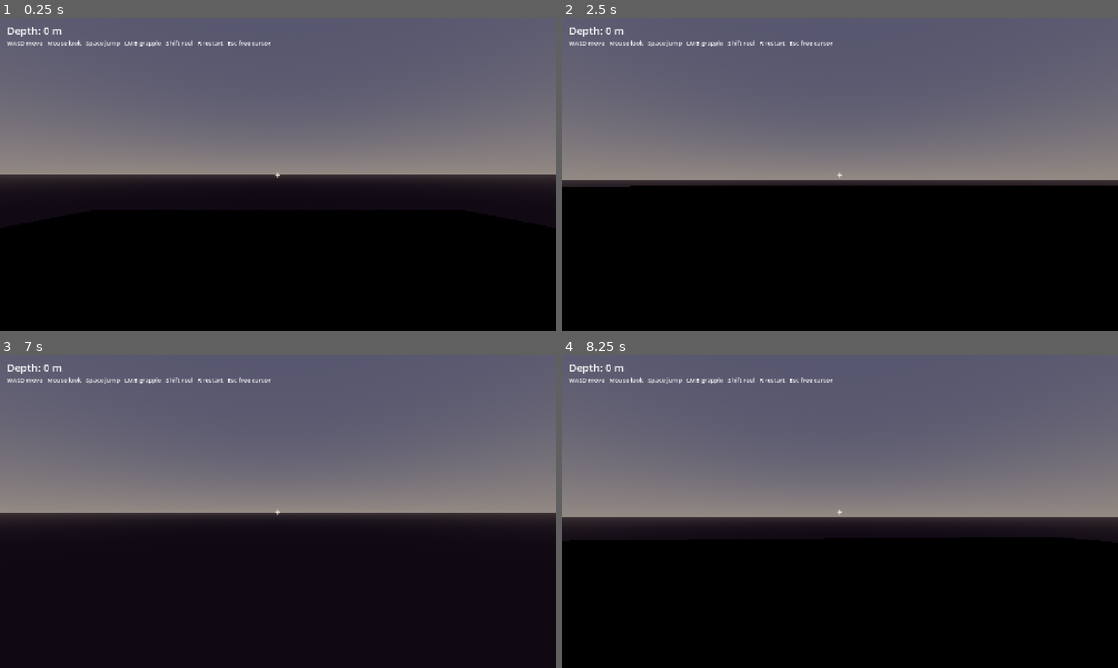
Above: before the commit, frames 1-4 (two rows, left to right).
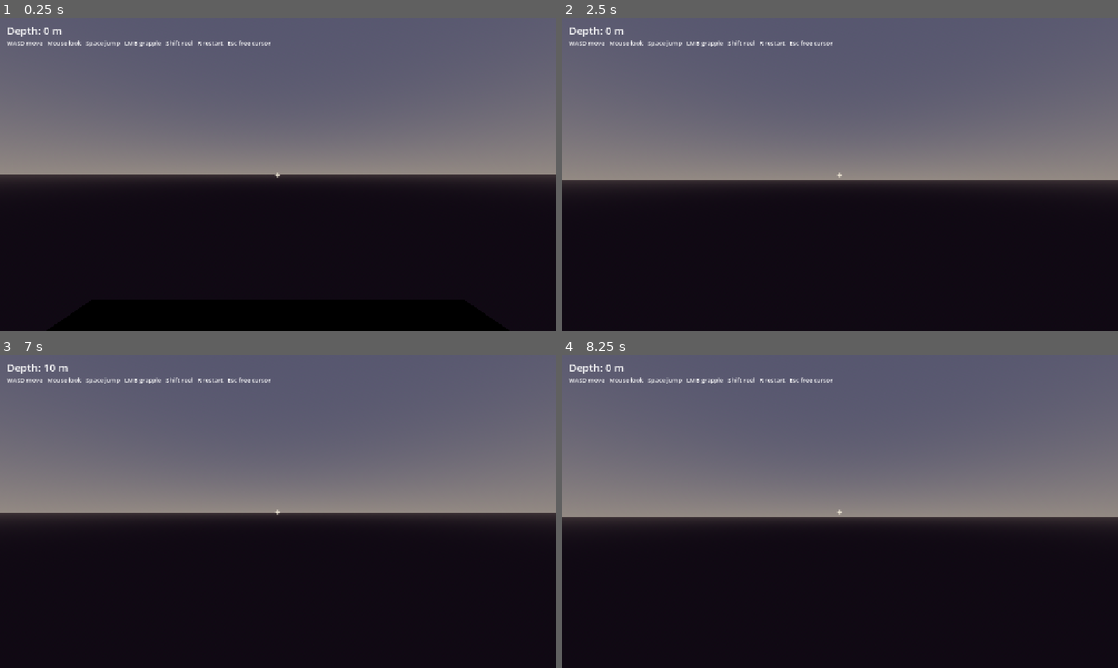
Above: after the commit, the same moments.

Repository: CallumHYoung/ash
Game: Godot game, scene res://scenes/main.tscn
Two runs of this game, one before a commit and one after it. Both use one fixed random seed, a clock stepped at 60 frames per second and the inputs below.
Inputs (mouse positions are in pixels of both pictures, inside the frame that each line leads up to):
- Up to frame 1 (0.25 s): no input
- Up to frame 2 (2.5 s): tap Enter at 0.5 s; move the mouse to (867, 174) at 0.52 s; hold W (move_forward) from 0.53 s (still down); click (867, 174) at 0.6 s; tap Space (jump) at 0.77, 1.52 s; move the mouse to (812, 174) at 1.27 s; tap Shift (reel) at 1.35 s; move the mouse to (851, 168) at 2.02 s; click (851, 168) at 2.1 s
- Up to frame 3 (7 s): move the mouse to (272, 517) at 2.77 s; tap Shift (reel) at 2.85, 4.35, 5.85 s; click (272, 517) at 2.92 s; tap Space (jump) at 3.02, 3.77, 4.52, 6.02, 6.77 s; tap R (restart) at 3.5 s; move the mouse to (316, 514) at 3.52 s; click (316, 514) at 3.6 s; move the mouse to (233, 508) at 4.27 s; move the mouse to (283, 511) at 5.02 s; click (283, 511) at 5.1 s; move the mouse to (255, 505) at 5.77 s; release W (move_forward) at 5.78 s; hold D (move_right) 5.78-6.53 s; move the mouse to (305, 511) at 6.52 s; hold W (move_forward) from 6.53 s (still down); click (305, 511) at 6.6 s
- Up to frame 4 (8.25 s): keep holding W (move_forward); tap R (restart) at 7.25 s; move the mouse to (812, 511) at 7.27 s; tap Shift (reel) at 7.35 s; click (812, 511) at 7.42 s; tap Space (jump) at 7.52 s; move the mouse to (851, 505) at 8.02 s; click (851, 505) at 8.1 s

The runs differ from the first frame. In frame 2, 2.8% of the frame differs, in the area x 0-100%, y 53-59%; in frame 3, less than 0.1%; in frame 4, less than 0.1%.

Commit message:
Replace box walls with procedural noise-displaced cavern
Generates a vertical tube of 200 rings * 64 segments at runtime via FastNoiseLite,
yielding a smooth, lumpy shaft instead of the previous four flat box walls. The
@tool script also runs in the editor so the cavern is visible while placing
platforms. Deterministic from `noise_seed`, so the same shape persists across
sessions without baking to disk.

Co-Authored-By: Claude Opus 4.7 (1M context) <noreply@anthropic.com>

Diff:
--- a/project.godot
+++ b/project.godot
@@ -30,8 +30,3 @@
 window/size/viewport_height=720
 window/stretch/mode="canvas_items"
 window/stretch/aspect="expand"
-
-[rendering]
-
-renderer/rendering_method="forward_plus"
-renderer/rendering_method.mobile="mobile"
--- a/scenes/main.tscn
+++ b/scenes/main.tscn
@@ -1,8 +1,9 @@
-[gd_scene load_steps=12 format=3]
+[gd_scene load_steps=6 format=3]
 
 [ext_resource type="Script" path="res://scripts/main.gd" id="1_main"]
 [ext_resource type="PackedScene" path="res://scenes/player.tscn" id="2_player"]
 [ext_resource type="PackedScene" path="res://scenes/platform.tscn" id="3_platform"]
+[ext_resource type="Script" path="res://scripts/cavern.gd" id="4_cavern"]
 
 [sub_resource type="ProceduralSkyMaterial" id="ProceduralSkyMaterial_1"]
 sky_top_color = Color(0.27, 0.27, 0.34, 1)
@@ -20,22 +21,6 @@
 ambient_light_energy = 1.1
 tonemap_mode = 2
 
-[sub_resource type="BoxMesh" id="BoxMesh_NS"]
-size = Vector3(35, 300, 5)
-
-[sub_resource type="BoxShape3D" id="BoxShape3D_NS"]
-size = Vector3(35, 300, 5)
-
-[sub_resource type="BoxMesh" id="BoxMesh_EW"]
-size = Vector3(5, 300, 25)
-
-[sub_resource type="BoxShape3D" id="BoxShape3D_EW"]
-size = Vector3(5, 300, 25)
-
-[sub_resource type="StandardMaterial3D" id="WallMat"]
-albedo_color = Color(0.18, 0.16, 0.2, 1)
-roughness = 0.95
-
 [node name="Main" type="Node3D"]
 script = ExtResource("1_main")
 
@@ -47,47 +32,8 @@
 light_energy = 1.4
 shadow_enabled = true
 
-[node name="Walls" type="Node3D" parent="."]
-
-[node name="WallNorth" type="StaticBody3D" parent="Walls"]
-transform = Transform3D(1, 0, 0, 0, 1, 0, 0, 0, 1, 0, -150, -15)
-
-[node name="MeshInstance3D" type="MeshInstance3D" parent="Walls/WallNorth"]
-mesh = SubResource("BoxMesh_NS")
-surface_material_override/0 = SubResource("WallMat")
-
-[node name="CollisionShape3D" type="CollisionShape3D" parent="Walls/WallNorth"]
-shape = SubResource("BoxShape3D_NS")
-
-[node name="WallSouth" type="StaticBody3D" parent="Walls"]
-transform = Transform3D(1, 0, 0, 0, 1, 0, 0, 0, 1, 0, -150, 15)
-
-[node name="MeshInstance3D" type="MeshInstance3D" parent="Walls/WallSouth"]
-mesh = SubResource("BoxMesh_NS")
-surface_material_override/0 = SubResource("WallMat")
-
-[node name="CollisionShape3D" type="CollisionShape3D" parent="Walls/WallSouth"]
-shape = SubResource("BoxShape3D_NS")
-
-[node name="WallEast" type="StaticBody3D" parent="Walls"]
-transform = Transform3D(1, 0, 0, 0, 1, 0, 0, 0, 1, 15, -150, 0)
-
-[node name="MeshInstance3D" type="MeshInstance3D" parent="Walls/WallEast"]
-mesh = SubResource("BoxMesh_EW")
-surface_material_override/0 = SubResource("WallMat")
-
-[node name="CollisionShape3D" type="CollisionShape3D" parent="Walls/WallEast"]
-shape = SubResource("BoxShape3D_EW")
-
-[node name="WallWest" type="StaticBody3D" parent="Walls"]
-transform = Transform3D(1, 0, 0, 0, 1, 0, 0, 0, 1, -15, -150, 0)
-
-[node name="MeshInstance3D" type="MeshInstance3D" parent="Walls/WallWest"]
-mesh = SubResource("BoxMesh_EW")
-surface_material_override/0 = SubResource("WallMat")
-
-[node name="CollisionShape3D" type="CollisionShape3D" parent="Walls/WallWest"]
-shape = SubResource("BoxShape3D_EW")
+[node name="Cavern" type="StaticBody3D" parent="."]
+script = ExtResource("4_cavern")
 
 [node name="Platforms" type="Node3D" parent="."]
 
--- /dev/null
+++ b/scripts/cavern.gd
@@ -0,0 +1,156 @@
+@tool
+extends StaticBody3D
+class_name Cavern
+
+# Procedural cavern: a vertical tube with rings of vertices, each displaced
+# along its radial direction by 3D simplex noise. Closed top and bottom caps.
+# Generation is deterministic from `noise_seed`, so the same seed always
+# produces the same cavern — no need to bake to disk.
+
+@export var noise_seed: int = 1337: set = _set_noise_seed
+@export var top_y: float = 10.0: set = _set_top_y
+@export var height: float = 320.0: set = _set_height
+@export var base_radius: float = 22.0: set = _set_base_radius
+@export var rings: int = 200: set = _set_rings
+@export var radial_segments: int = 64: set = _set_radial_segments
+@export_range(0.0, 10.0, 0.1) var displacement: float = 4.0: set = _set_displacement
+@export var noise_frequency: float = 0.06: set = _set_noise_frequency
+@export_range(1, 6) var noise_octaves: int = 4: set = _set_noise_octaves
+@export var bulge_amplitude: float = 2.5: set = _set_bulge_amplitude
+@export var bulge_frequency: float = 3.0: set = _set_bulge_frequency
+@export_range(0.5, 4.0, 0.1) var noise_vertical_stretch: float = 1.6: set = _set_noise_vertical_stretch
+@export var rebuild_now: bool = false: set = _set_rebuild_now
+
+var _mesh_instance: MeshInstance3D = null
+var _collision: CollisionShape3D = null
+var _material: StandardMaterial3D = null
+var _build_queued: bool = false
+
+
+func _ready() -> void:
+	_ensure_children()
+	_build()
+
+
+func _ensure_children() -> void:
+	if not is_instance_valid(_mesh_instance):
+		_mesh_instance = get_node_or_null("MeshInstance3D")
+		if _mesh_instance == null:
+			_mesh_instance = MeshInstance3D.new()
+			_mesh_instance.name = "MeshInstance3D"
+			add_child(_mesh_instance)
+	if not is_instance_valid(_collision):
+		_collision = get_node_or_null("CollisionShape3D")
+		if _collision == null:
+			_collision = CollisionShape3D.new()
+			_collision.name = "CollisionShape3D"
+			add_child(_collision)
+
+
+func _queue_rebuild() -> void:
+	if not is_inside_tree():
+		return
+	if _build_queued:
+		return
+	_build_queued = true
+	call_deferred("_build")
+
+
+func _build() -> void:
+	_build_queued = false
+	_ensure_children()
+
+	var noise := FastNoiseLite.new()
+	noise.seed = noise_seed
+	noise.frequency = noise_frequency
+	noise.fractal_octaves = noise_octaves
+	noise.noise_type = FastNoiseLite.TYPE_SIMPLEX_SMOOTH
+
+	var seg: int = max(8, radial_segments)
+	var ring_count: int = max(2, rings)
+	var bottom_y: float = top_y - height
+	var inv_stretch: float = 1.0 / max(0.1, noise_vertical_stretch)
+
+	# Build vertex grid
+	var positions := PackedVector3Array()
+	positions.resize((ring_count + 1) * seg + 2)
+
+	for r in range(ring_count + 1):
+		var t: float = float(r) / float(ring_count)
+		var y: float = top_y - t * height
+		var bulge: float = sin(t * PI * bulge_frequency) * bulge_amplitude
+		for s in range(seg):
+			var theta: float = float(s) / float(seg) * TAU
+			var dx: float = cos(theta)
+			var dz: float = sin(theta)
+			# Sample 3D noise on the unit cylinder so the seam wraps seamlessly.
+			var sample := Vector3(dx, y * inv_stretch, dz)
+			var n_val: float = noise.get_noise_3dv(sample)
+			var radius: float = base_radius + bulge + n_val * displacement
+			positions[r * seg + s] = Vector3(dx * radius, y, dz * radius)
+
+	var top_center_idx: int = (ring_count + 1) * seg
+	var bot_center_idx: int = top_center_idx + 1
+	positions[top_center_idx] = Vector3(0, top_y, 0)
+	positions[bot_center_idx] = Vector3(0, bottom_y, 0)
+
+	var st := SurfaceTool.new()
+	st.begin(Mesh.PRIMITIVE_TRIANGLES)
+	for p in positions:
+		st.add_vertex(p)
+
+	# Walls — winding chosen so generated normals point inward (player inside).
+	for r in range(ring_count):
+		for s in range(seg):
+			var s2: int = (s + 1) % seg
+			var i00: int = r * seg + s
+			var i01: int = r * seg + s2
+			var i10: int = (r + 1) * seg + s
+			var i11: int = (r + 1) * seg + s2
+			st.add_index(i00); st.add_index(i10); st.add_index(i01)
+			st.add_index(i01); st.add_index(i10); st.add_index(i11)
+
+	# Top cap (normals point -Y, visible from below).
+	for s in range(seg):
+		var s2: int = (s + 1) % seg
+		st.add_index(top_center_idx)
+		st.add_index(s)
+		st.add_index(s2)
+
+	# Bottom cap (normals point +Y, visible from above).
+	var base_idx: int = ring_count * seg
+	for s in range(seg):
+		var s2: int = (s + 1) % seg
+		st.add_index(bot_center_idx)
+		st.add_index(base_idx + s2)
+		st.add_index(base_idx + s)
+
+	st.generate_normals()
+	var mesh: ArrayMesh = st.commit()
+
+	if _material == null:
+		_material = StandardMaterial3D.new()
+		_material.albedo_color = Color(0.18, 0.16, 0.2, 1)
+		_material.roughness = 0.95
+	mesh.surface_set_material(0, _material)
+
+	_mesh_instance.mesh = mesh
+	_collision.shape = mesh.create_trimesh_shape()
+
+
+func _set_noise_seed(v: int) -> void: noise_seed = v; _queue_rebuild()
+func _set_top_y(v: float) -> void: top_y = v; _queue_rebuild()
+func _set_height(v: float) -> void: height = v; _queue_rebuild()
+func _set_base_radius(v: float) -> void: base_radius = v; _queue_rebuild()
+func _set_rings(v: int) -> void: rings = v; _queue_rebuild()
+func _set_radial_segments(v: int) -> void: radial_segments = v; _queue_rebuild()
+func _set_displacement(v: float) -> void: displacement = v; _queue_rebuild()
+func _set_noise_frequency(v: float) -> void: noise_frequency = v; _queue_rebuild()
+func _set_noise_octaves(v: int) -> void: noise_octaves = v; _queue_rebuild()
+func _set_bulge_amplitude(v: float) -> void: bulge_amplitude = v; _queue_rebuild()
+func _set_bulge_frequency(v: float) -> void: bulge_frequency = v; _queue_rebuild()
+func _set_noise_vertical_stretch(v: float) -> void: noise_vertical_stretch = v; _queue_rebuild()
+func _set_rebuild_now(_v: bool) -> void:
+	rebuild_now = false
+	if is_inside_tree():
+		_build()
Not shown, added: scripts/cavern.gd.uid
